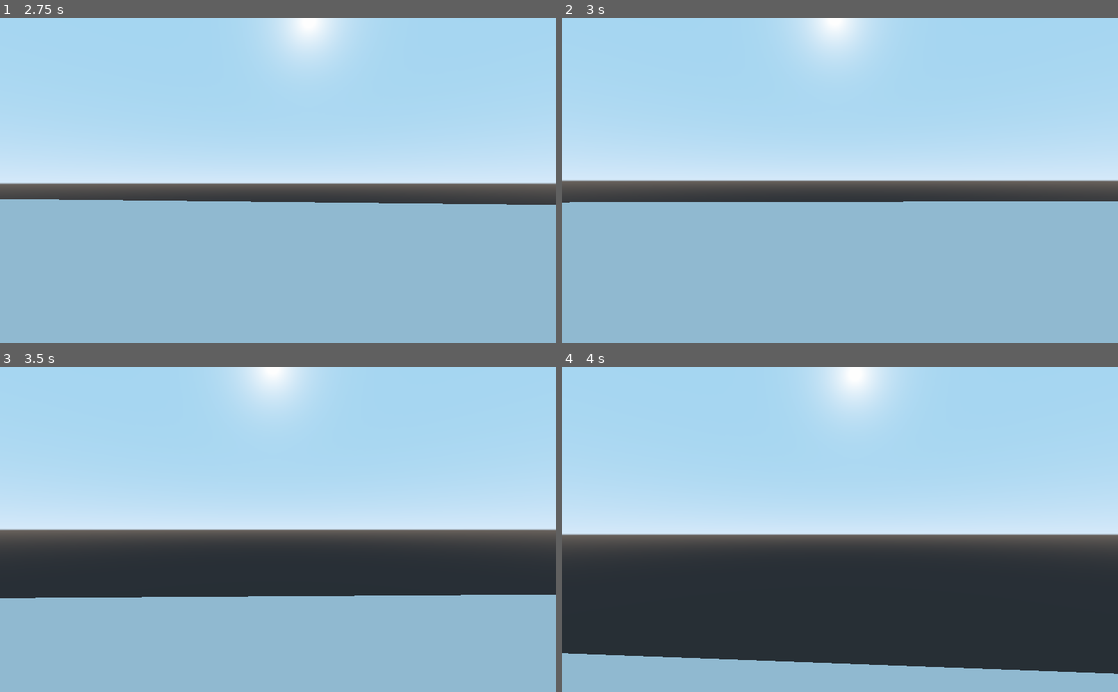
Above: before the commit, frames 1-4 (two rows, left to right).
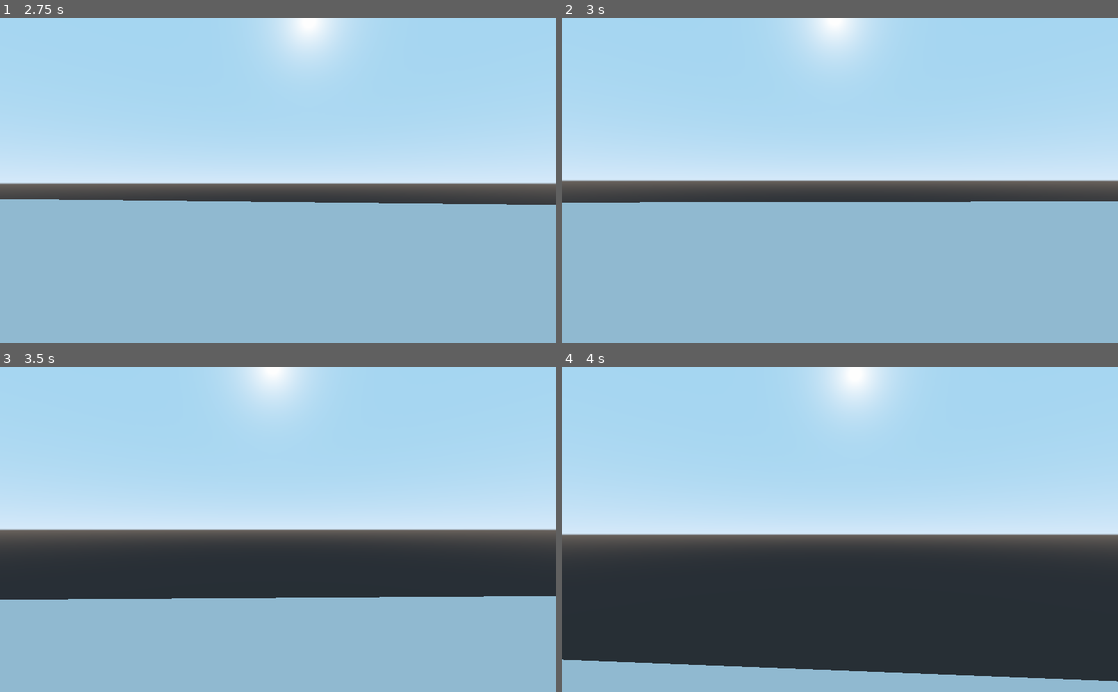
Above: after the commit, the same moments.

Repository: bravoeight98/FPSgodot
Game: Godot game, scene res://Scene/world.tscn
Same seed, same stepped clock (60 frames per second), same inputs: the game is played once before the commit and once after it.
Inputs (mouse positions are in pixels of both pictures, inside the frame that each line leads up to):
- Up to frame 1 (2.75 s): tap Enter at 0.5 s; move the mouse to (272, 187) at 0.52 s; hold Shift (sprint) 0.53-1.28 s; hold W (forward) from 0.53 s (still down); tap Space (jump) at 0.77, 1.52 s; move the mouse to (316, 183) at 1.27 s; tap Shift (sprint) at 1.35 s; move the mouse to (233, 177) at 2.02 s; hold Shift (sprint) from 2.03 s (still down)
- Up to frame 2 (3 s): move the mouse to (845, 180) at 2.77 s; release W (forward) at 2.78 s; release Shift (sprint) at 2.78 s; hold A (left, bound only after the commit) from 2.78 s (still down); tap Shift (sprint) at 2.85 s
- Up to frame 3 (3.5 s): keep holding A (left, bound only after the commit); tap Space (jump) at 3.02 s
- Up to frame 4 (4 s): move the mouse to (817, 523) at 3.52 s; release A (left, bound only after the commit) at 3.53 s; hold W (forward) from 3.53 s (still down); hold Shift (sprint) from 3.53 s (still down); tap Space (jump) at 3.77 s

Frame 1 is identical in both runs. In frame 2, less than 0.1% of the frame differs, in the area x 1-74%, y 56-57%; in frame 3, 0.5%; in frame 4, 2.1%, in the area x 0-100%, y 88-97%.

Commit message:
Update project.godot

Diff:
--- a/FPSgodot/project.godot
+++ b/FPSgodot/project.godot
@@ -32,12 +32,12 @@
 }
 right={
 "deadzone": 0.5,
-"events": [ Object(InputEventKey,"resource_local_to_scene":false,"resource_name":"","device":0,"alt":false,"shift":false,"control":false,"meta":false,"command":false,"pressed":false,"scancode":65,"physical_scancode":0,"unicode":0,"echo":false,"script":null)
+"events": [ Object(InputEventKey,"resource_local_to_scene":false,"resource_name":"","device":0,"alt":false,"shift":false,"control":false,"meta":false,"command":false,"pressed":false,"scancode":68,"physical_scancode":0,"unicode":0,"echo":false,"script":null)
  ]
 }
 left={
 "deadzone": 0.5,
-"events": [ Object(InputEventKey,"resource_local_to_scene":false,"resource_name":"","device":0,"alt":false,"shift":false,"control":false,"meta":false,"command":false,"pressed":false,"scancode":68,"physical_scancode":0,"unicode":0,"echo":false,"script":null)
+"events": [ Object(InputEventKey,"resource_local_to_scene":false,"resource_name":"","device":0,"alt":false,"shift":false,"control":false,"meta":false,"command":false,"pressed":false,"scancode":65,"physical_scancode":0,"unicode":0,"echo":false,"script":null)
  ]
 }
 sprint={
